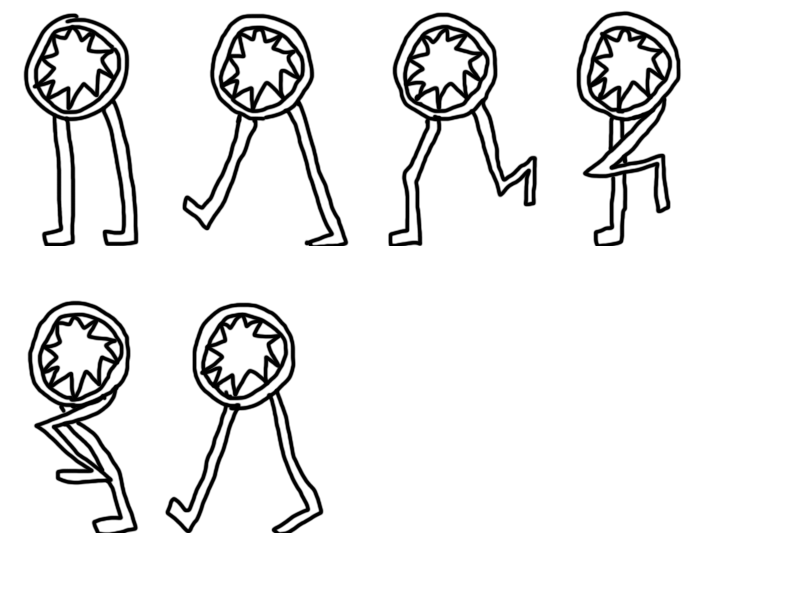
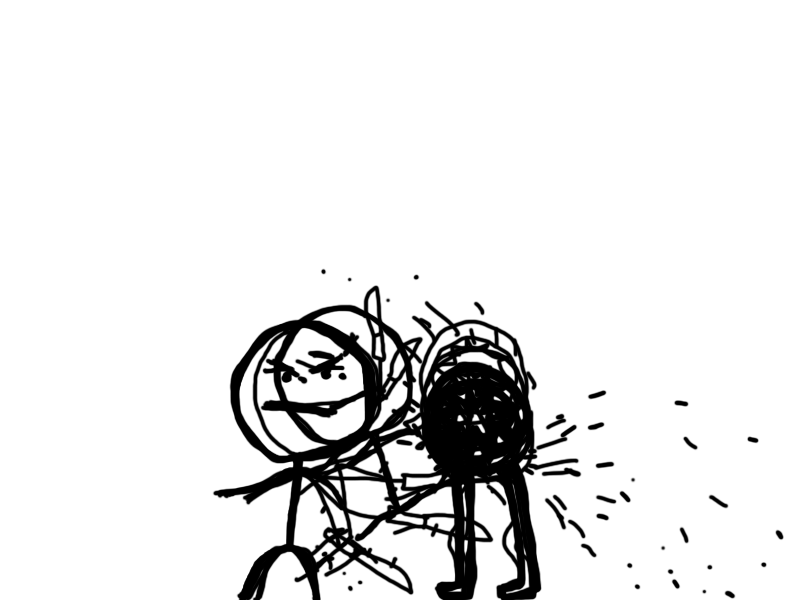
Layers edited between the first and the second 800x600 image:
added layer "Frame 16" above "Frame 15" over [232, 320, 370, 600]
added layer "Frame 15" above "Frame 14" over [252, 320, 784, 599]
added layer "Frame 14" above "Frame 13" over [275, 304, 729, 590]
added layer "Frame 13" above "Frame 12" over [276, 305, 617, 558]
added layer "Frame 12" above "Frame 11" over [273, 306, 580, 600]
added layer "Frame 11" above "Frame 10" over [272, 306, 537, 600]
added layer "Frame 10" above "Frame 9" over [234, 322, 538, 600]
added layer "Frame 9" above "Frame 8" over [226, 268, 713, 600]
added layer "Frame 8" above "Frame 7" over [224, 274, 666, 600]
added layer "Frame 7" above "Frame 6" over [222, 285, 582, 600]
added layer "Frame 6" above "Frame 5" over [218, 301, 542, 600]
added layer "Frame 5" (1st of 2) above "Frame 4" over [212, 322, 541, 600]
added layer "Frame 4" (1st of 2) above "Frame 3" over [217, 322, 542, 600]
added layer "Frame 3" (1st of 2) above "Frame 2" over [216, 319, 541, 600]
added layer "Frame 2" (1st of 2) above "Frame 1" over [226, 320, 542, 600]
added layer "Frame 1" (1st of 2) above "Idle copy" over [234, 322, 537, 600]
moved "Frame 5" (2nd of 2, in "MouthCreature_Anim") into group "MouthCreature_Anim" over [164, 302, 324, 533]
moved "Frame 4" (2nd of 2, in "MouthCreature_Anim") into group "MouthCreature_Anim" over [27, 300, 139, 533]
moved "Frame 3" (2nd of 2, in "MouthCreature_Anim") into group "MouthCreature_Anim" over [576, 10, 682, 246]
moved "Frame 2" (2nd of 2, in "MouthCreature_Anim") into group "MouthCreature_Anim" over [388, 12, 538, 246]
moved "Frame 1" (2nd of 2, in "MouthCreature_Anim") into group "MouthCreature_Anim" over [182, 13, 349, 246]
moved "Idle" into group "MouthCreature_Anim" over [23, 12, 139, 246]
